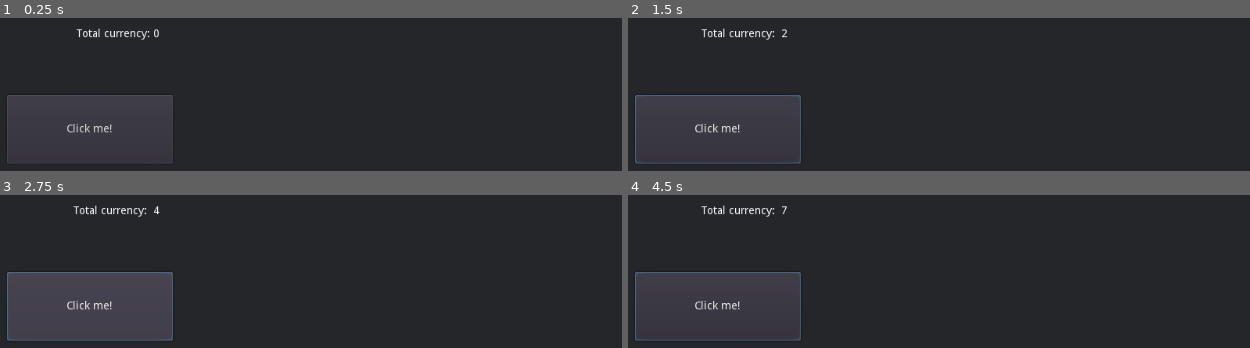
Above: before the commit, frames 1-4 (two rows, left to right).
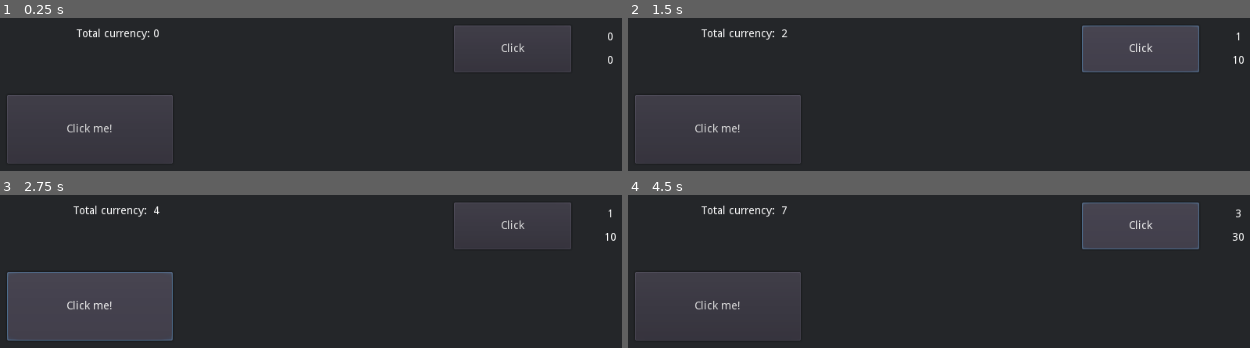
Above: after the commit, the same moments.

Repository: DeXoteric/Clicker_gd
Game: Godot game, scene res://src/MainScene.tscn
Two runs of this game, one before a commit and one after it. Both use one fixed random seed, a clock stepped at 60 frames per second and the inputs below.
Inputs (mouse positions are in pixels of both pictures, inside the frame that each line leads up to):
- Up to frame 1 (0.25 s): no input
- Up to frame 2 (1.5 s): click "Click me!" at 0.5 s; click (1138, 48) at 1.25 s, where only the run after the commit has a clickable "Click"
- Up to frame 3 (2.75 s): click "Click me!" at 2 s
- Up to frame 4 (4.5 s): click (1138, 225) at 2.75 s, where only the run after the commit has a clickable "Click"; click "Click me!" at 3.5 s; click (1138, 225) at 4.25 s, where only the run after the commit has a clickable "Click"

The runs differ from the first frame. In frame 1, 3.7% of the frame differs, in the area x 72-99%, y 5-36%; in frame 2, 6.3%; in frame 3, 3.7%; in frame 4, 6.4%, in the area x 1-100%, y 4-96%.

Commit message:
tier buy buttons v0.1

Diff:
--- /dev/null
+++ b/Clicker/src/AmountLabel.gd
@@ -0,0 +1,5 @@
+extends Label
+
+
+func _on_Tier_amount_changed(amount):
+	text = str(amount)
--- /dev/null
+++ b/Clicker/src/CostLabel.gd
@@ -0,0 +1,5 @@
+extends Label
+
+
+func _on_Tier_cost_changed(cost):
+	text = str(cost)
--- a/Clicker/src/MainScene.gd
+++ b/Clicker/src/MainScene.gd
@@ -1,6 +1,6 @@
 extends Control
 
-var total_currency := 0
+var total_currency : float = 0.0
 signal currency_changed(total_currency)
 
 
@@ -9,12 +9,12 @@
 
 
 func _on_ClickerButton_pressed():
-	total_currency += 1
+	total_currency += 1.0
 	update_currency()
 
 
 func _on_Timer_timeout():
-	total_currency += 1
+	total_currency += 1.0
 	update_currency()
 
 
--- a/Clicker/src/MainScene.tscn
+++ b/Clicker/src/MainScene.tscn
@@ -1,7 +1,8 @@
-[gd_scene load_steps=3 format=2]
+[gd_scene load_steps=4 format=2]
 
 [ext_resource path="res://src/MainScene.gd" type="Script" id=1]
 [ext_resource path="res://src/TotalCurrencyDisplay.gd" type="Script" id=2]
+[ext_resource path="res://src/Tier.tscn" type="PackedScene" id=3]
 
 [node name="MainScene" type="Control"]
 anchor_right = 1.0
@@ -44,6 +45,13 @@
 
 [node name="Timer" type="Timer" parent="."]
 autostart = true
+
+[node name="Tier" parent="." instance=ExtResource( 3 )]
+margin_left = 671.651
+margin_top = 34.2001
+margin_right = 921.651
+margin_bottom = 94.2001
+base_cost = 10.0
 [connection signal="currency_changed" from="." to="TotalCurrencyDisplay" method="_on_currency_change"]
 [connection signal="pressed" from="ClickerButton" to="." method="_on_ClickerButton_pressed"]
 [connection signal="timeout" from="Timer" to="." method="_on_Timer_timeout"]
--- /dev/null
+++ b/Clicker/src/Tier.gd
@@ -0,0 +1,25 @@
+extends Control
+
+export var base_cost : float = 0.0
+var amount : int = 0
+var cost : float = 0.0
+signal amount_changed(amount)
+signal cost_changed(cost)
+
+
+func _ready():
+	calculate_cost(amount, base_cost)
+
+
+func _on_BuyButton_pressed():
+	amount += 1
+	calculate_cost(amount, base_cost)
+
+
+func calculate_cost(amount, base_cost):
+	cost = amount * base_cost
+	update_amount_display()
+
+func update_amount_display():
+	emit_signal("amount_changed", amount)
+	emit_signal("cost_changed", cost)
--- /dev/null
+++ b/Clicker/src/Tier.tscn
@@ -0,0 +1,50 @@
+[gd_scene load_steps=4 format=2]
+
+[ext_resource path="res://src/Tier.gd" type="Script" id=1]
+[ext_resource path="res://src/AmountLabel.gd" type="Script" id=2]
+[ext_resource path="res://src/CostLabel.gd" type="Script" id=3]
+
+[node name="Tier" type="Control"]
+margin_right = 250.0
+margin_bottom = 60.0
+script = ExtResource( 1 )
+__meta__ = {
+"_edit_group_": true,
+"_edit_use_anchors_": false
+}
+
+[node name="BuyButton" type="Button" parent="."]
+margin_right = 150.0
+margin_bottom = 60.0
+text = "Click"
+__meta__ = {
+"_edit_use_anchors_": false
+}
+
+[node name="AmountLabel" type="Label" parent="."]
+margin_left = 150.0
+margin_right = 250.0
+margin_bottom = 30.0
+text = "Amount"
+align = 1
+valign = 1
+script = ExtResource( 2 )
+__meta__ = {
+"_edit_use_anchors_": false
+}
+
+[node name="CostLabel" type="Label" parent="."]
+margin_left = 150.0
+margin_top = 30.0
+margin_right = 250.0
+margin_bottom = 60.0
+text = "Cost"
+align = 1
+valign = 1
+script = ExtResource( 3 )
+__meta__ = {
+"_edit_use_anchors_": false
+}
+[connection signal="amount_changed" from="." to="AmountLabel" method="_on_Tier_amount_changed"]
+[connection signal="cost_changed" from="." to="CostLabel" method="_on_Tier_cost_changed"]
+[connection signal="pressed" from="BuyButton" to="." method="_on_BuyButton_pressed"]
